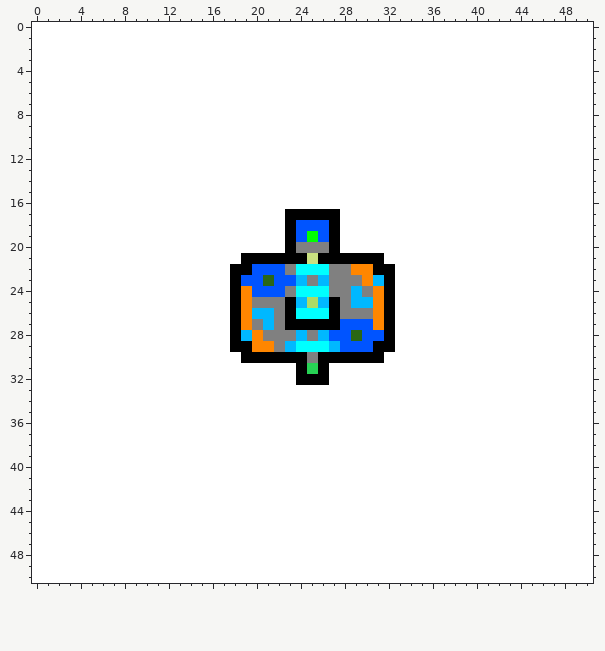
One commit to this pixel-art sprite: Assets/GameData/Levels/Onboarding_Sublevels/PaintedSublevels/OB_Slvl_06.png. The picture above is the old version.
The file is 51x51 pixels.
New version:
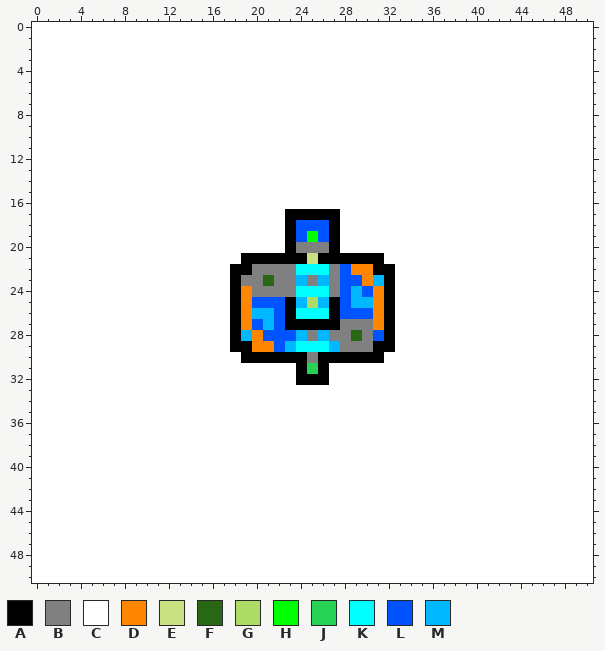
Palette (. is transparent): A #000000  B #808080  C #ffffff  D #ff8600  E #c9e180  F #2a6715  G #addb65  H #00ff00  J #27d254  K #00ffff  L #0054ff  M #00b8ff
The exact change:
{"y":22,"x":20,"old":"LLL","new":"BBB"}
{"y":22,"x":28,"old":"B","new":"L"}
{"y":23,"x":19,"old":"LL","new":"BB"}
{"y":23,"x":22,"old":"LL","new":"BB"}
{"y":23,"x":28,"old":"BB","new":"LL"}
{"y":24,"x":20,"old":"LLL","new":"BBB"}
{"y":24,"x":28,"old":"B","new":"L"}
{"y":24,"x":30,"old":"B","new":"L"}
{"y":25,"x":20,"old":"BBB","new":"LLL"}
{"y":25,"x":28,"old":"B","new":"L"}
{"y":26,"x":22,"old":"B","new":"L"}
{"y":26,"x":28,"old":"BBB","new":"LLL"}
{"y":27,"x":20,"old":"B","new":"L"}
{"y":27,"x":22,"old":"B","new":"L"}
{"y":27,"x":28,"old":"LLL","new":"BBB"}
{"y":28,"x":21,"old":"BBB","new":"LLL"}
{"y":28,"x":27,"old":"LL","new":"BB"}
{"y":28,"x":30,"old":"L","new":"B"}
{"y":29,"x":22,"old":"B","new":"L"}
{"y":29,"x":28,"old":"LLL","new":"BBB"}
{"label":"changed","picture_box":[241,264,296,352]}
{"label":"changed","picture_box":[329,264,373,352]}
